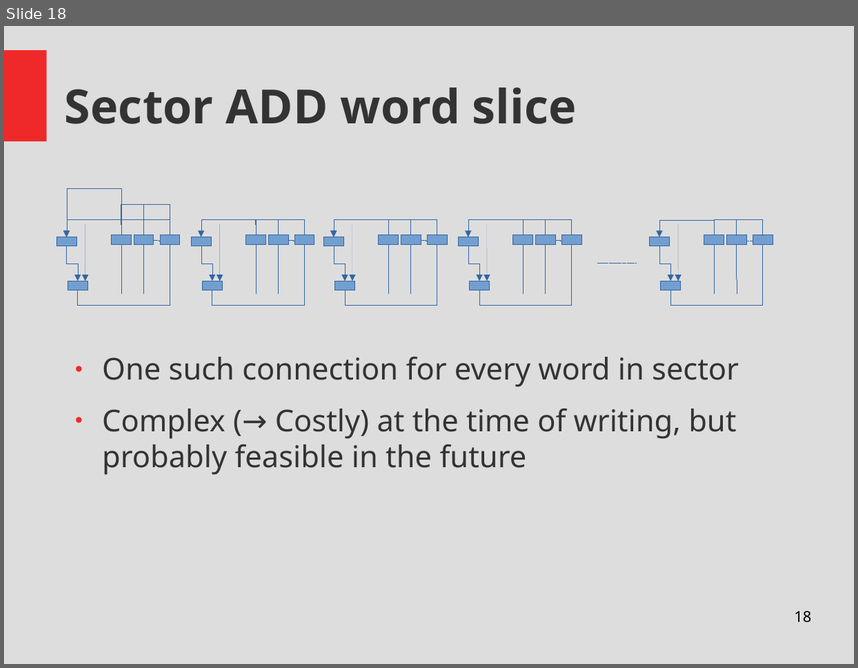
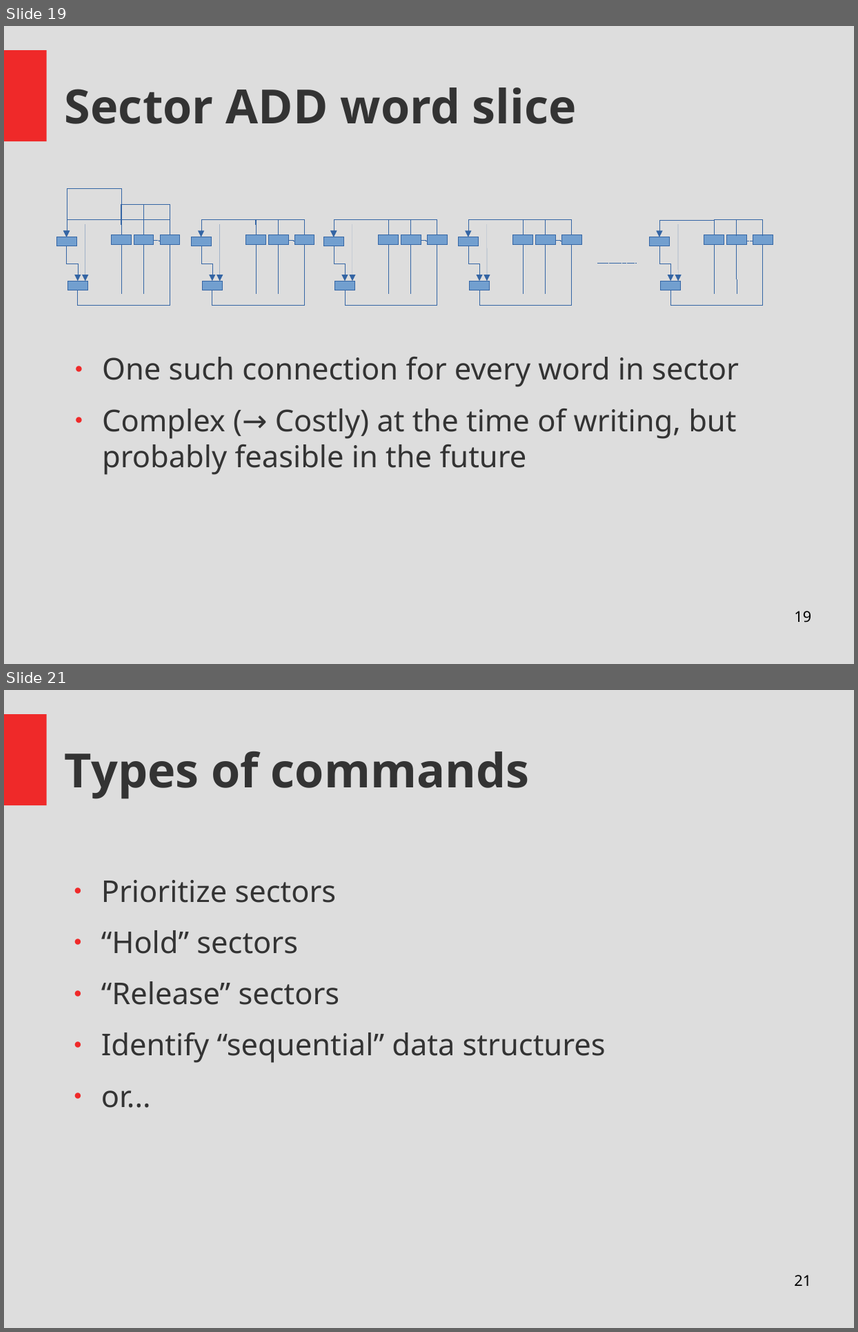
Before and after one commit to Thapep/PPS, a slide deck: inmemory/In Memory Processing Presentation.odp. Shown one above the other, each under a label of ours: slide 18 before the commit, slides 19 and 21 after it; the slides between them are not shown. The pictures are 858x668 and 858x1332 pixels, drawn with LibreOffice and Linux fonts; fonts in the diff are those of the drawing. Boxes give left, top, right and bottom in pixels: in the first picture for what was removed or moved away, otherwise in the second. Text is boxed around its words. In the diff, an @@ line names an element or a change of style, - is before the commit and + after.

```diff
--- a/inmemory/In Memory Processing Presentation.odp
+++ b/inmemory/In Memory Processing Presentation.odp
@@ slide 21 added at [4,690,854,1328], background #DDDDDD; not listed: 1 template element that a slide beside it also shows @@
@@ title added at [65,751,530,799], 44 pt, text #333333, bold @@
+Types of commands
@@ text added at [101,880,606,1107], 28 pt, text #333333 @@
+● Prioritize sectors
+● “Hold” sectors
+● “Release” sectors
+● Identify “sequential” data structures
+● or...
@@ page number added at [794,1274,811,1285], 14 pt, text #000000 @@
+21
@@ what was slide 18 is now slide 19 @@
@@ page number at [794,610,811,622]: text changed @@
-18
+19
```
Also in this commit, not shown: 10 slides changed, 4 other slides added, 1 other file.
